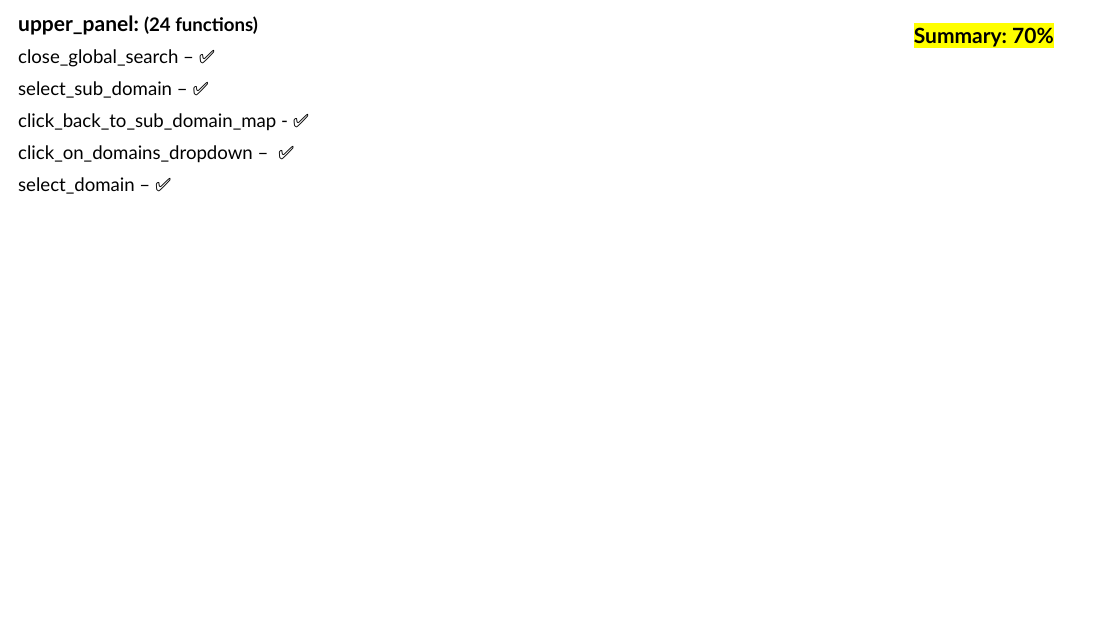
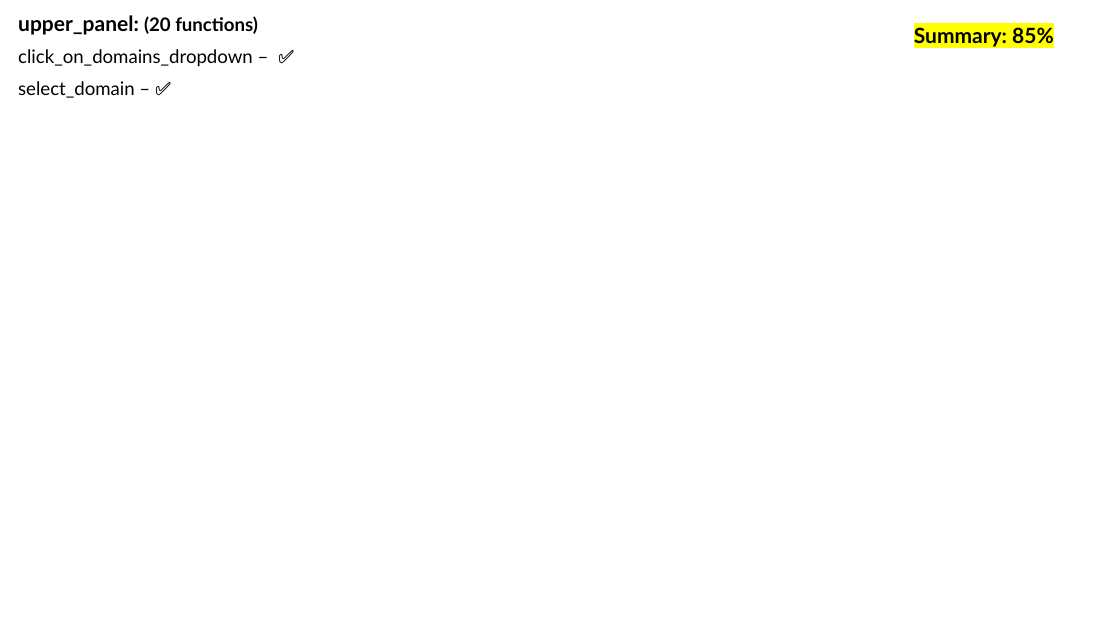
Before and after one commit to Yuval10Dahan/LightWatch_WEB, a slide deck: slide 36 of Docs/Progress_Check_Box.pptx (slide 32 before the commit). Drawn at 1120x630 pixels with LibreOffice and Linux fonts; fonts in the diff are those of the drawing. Boxes give left, top, right and bottom in pixels: in the first picture for what was removed or moved away, otherwise in the second. Text is boxed around its words. In the diff, an @@ line names an element or a change of style, - is before the commit and + after.

```diff
--- a/Docs/Progress_Check_Box.pptx
+++ b/Docs/Progress_Check_Box.pptx
@@ subtitle at box(18, 15, 258, 35): text changed; bold on @@
-upper_panel: (24 functions)
-close_global_search – ✅
-select_sub_domain – ✅
-click_back_to_sub_domain_map - ✅
+upper_panel: (20 functions)
@@ text at box(914, 27, 1054, 47): text changed @@
-Summary: 70%
+Summary: 85%
```
Also in this commit, not shown: 13 other slides changed, 4 slides added, 38 other files.
